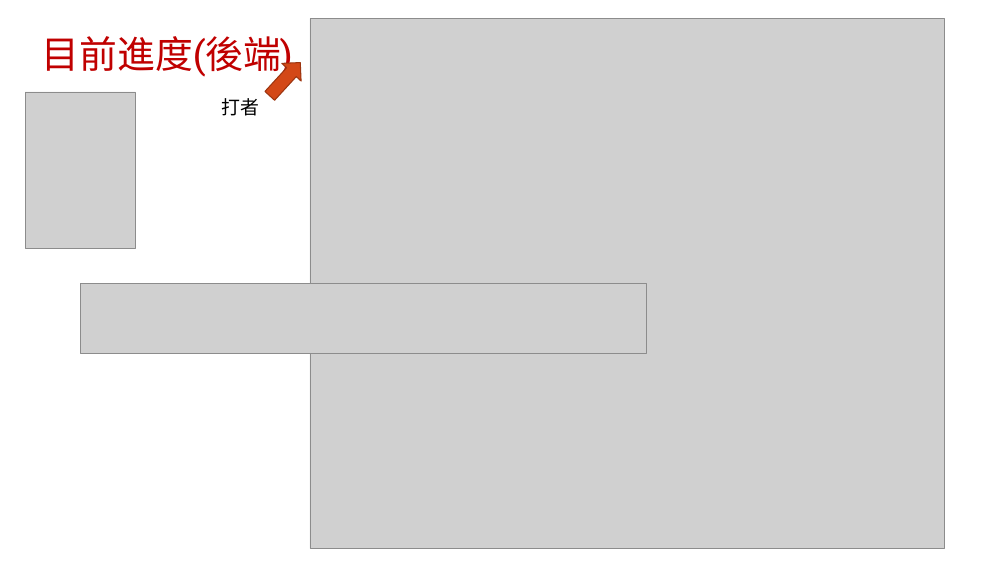
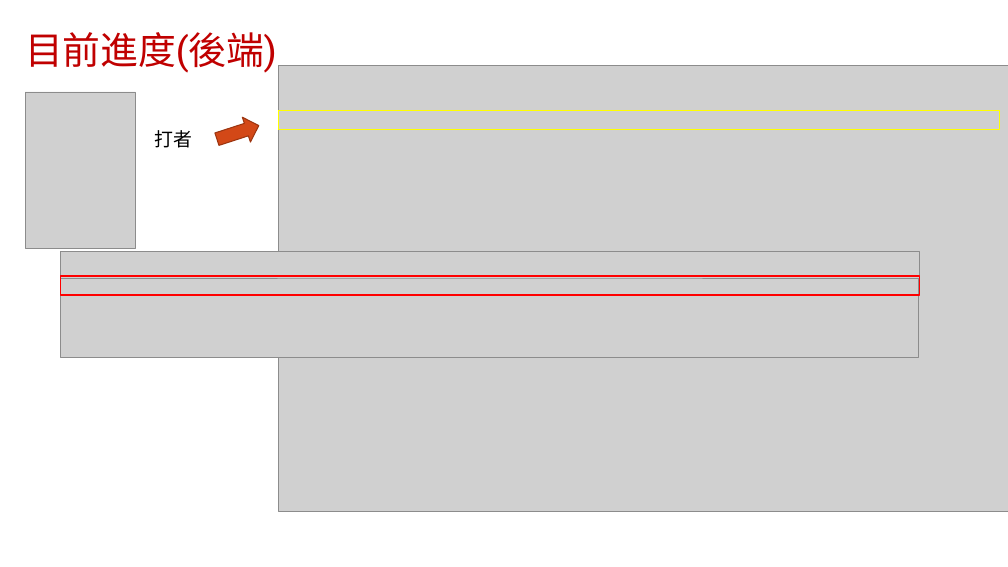
Before and after one commit to brianchennn/Database_Team_Project, a slide deck: slide 10 of report.pptx (slide 9 before the commit). Drawn at 1008x567 pixels with LibreOffice and Linux fonts; fonts in the diff are those of the drawing; grey boxes stand for pictures; background and template pictures are left out. Boxes give left, top, right and bottom in pixels: in the first picture for what was removed or moved away, otherwise in the second. Text is boxed around its words. In the diff, an @@ line names an element or a change of style, - is before the commit and + after.

```diff
--- a/report.pptx
+++ b/report.pptx
@@ text "目前進度(後端)": place and size @@
-text "目前進度(後端)" at (42,36,293,79)
+text "目前進度(後端)" at (25,32,276,73)
@@ picture: place and size @@
-picture at (310,19,944,549)
+picture at (279,65,1008,511)
@@ right arrow at (213,113,263,152): rotation 312 to 342 degrees @@
@@ rectangle added at (279,111,1000,130), outline #FFFF00 1 pt @@
@@ text "打者": place and size @@
-text "打者" at (221,98,259,116)
+text "打者" at (155,130,193,148)
@@ picture added at (60,252,920,278) @@
@@ picture: place and size @@
-picture at (80,284,647,353)
+picture at (60,276,919,358)
@@ rectangle added at (60,276,920,295), outline #FF0000 1.5 pt @@
```
Also in this commit, not shown: 2 other slides changed, 2 other files.
